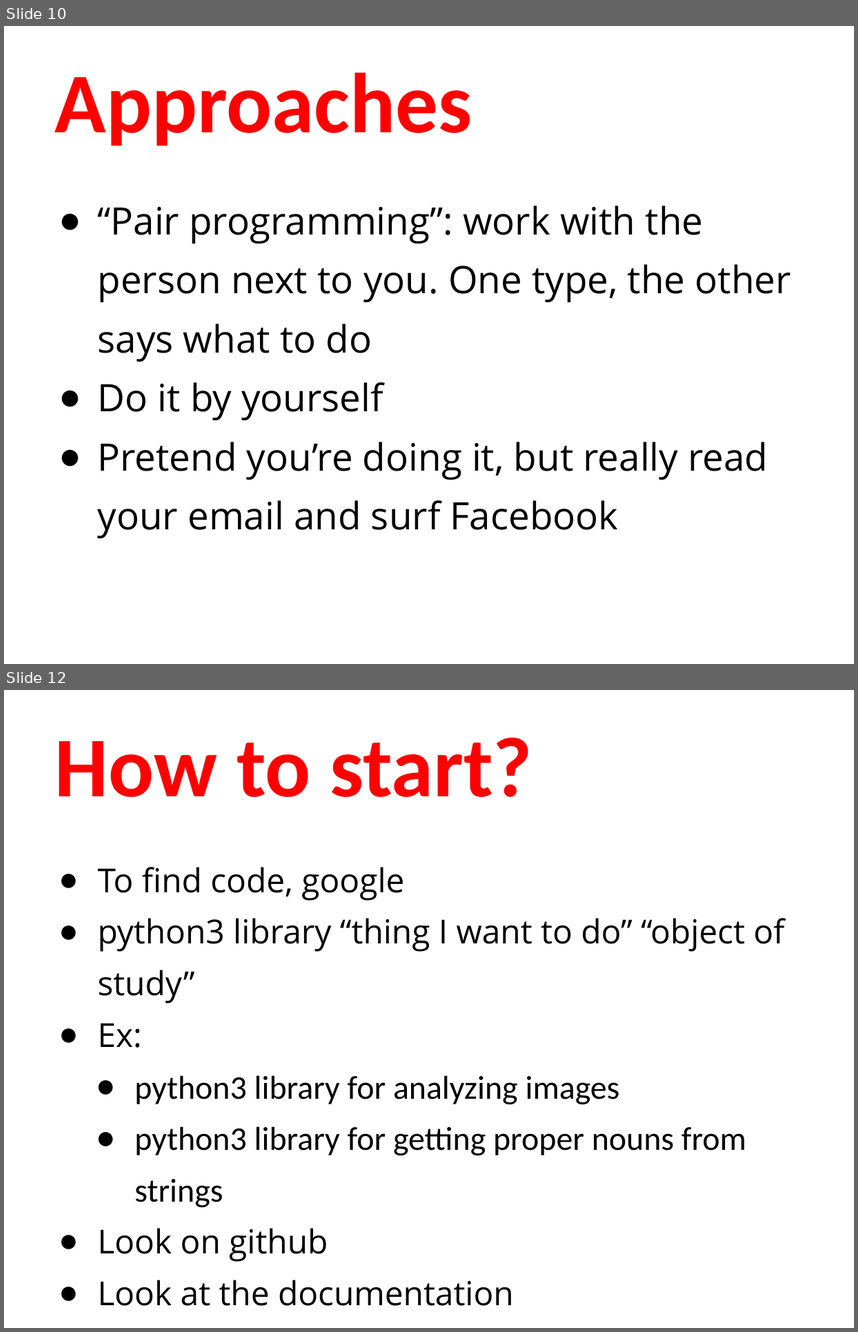
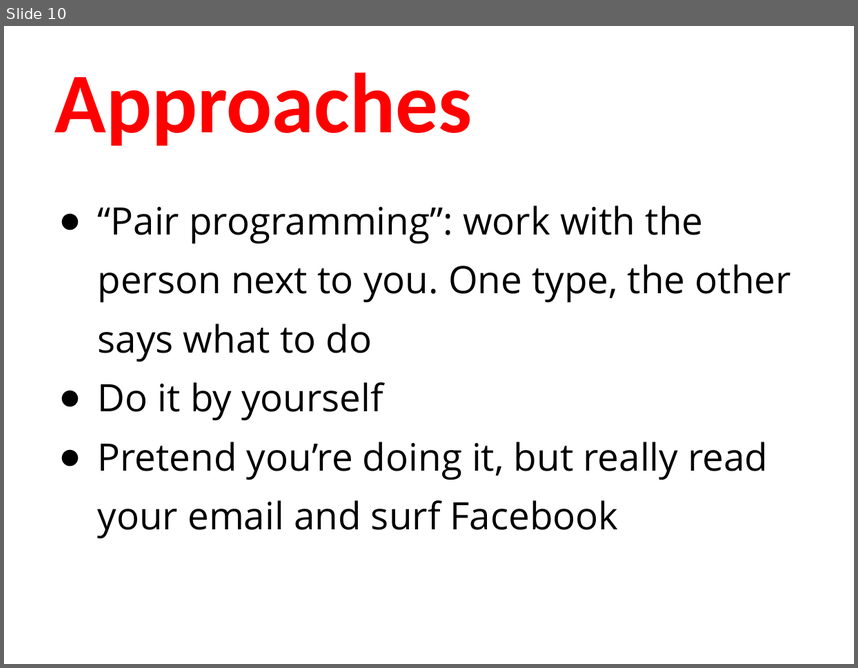
Before and after one commit to humanitiesprogramming/slides, a slide deck: 2019/python/day3-review.pptx. Shown one above the other, each under a label of ours: slides 10 and 12 before the commit, slide 10 after it; the slides between them are not shown. The pictures are 858x1332 and 858x668 pixels, drawn with LibreOffice and Linux fonts; fonts in the diff are those of the drawing. Boxes give left, top, right and bottom in pixels: in the first picture for what was removed or moved away, otherwise in the second. Text is boxed around its words. In the diff, an @@ line names an element or a change of style, - is before the commit and + after.

```diff
--- a/2019/python/day3-review.pptx
+++ b/2019/python/day3-review.pptx
@@ slide 12 removed at <box>4,690,854,1328</box>, background #FFFFFF @@
@@ title removed at <box>55,738,533,797</box> @@
-How to start?
@@ text removed at <box>98,867,784,1305</box> @@
-● To find code, google
-● python3 library “thing I want to do” “object of study”
-● Ex:
-  ● python3 library for analyzing images
-  ● python3 library for getting proper nouns from strings
-● Look on github
-● Look at the documentation
```
Also in this commit, not shown: 3 other slides removed.
